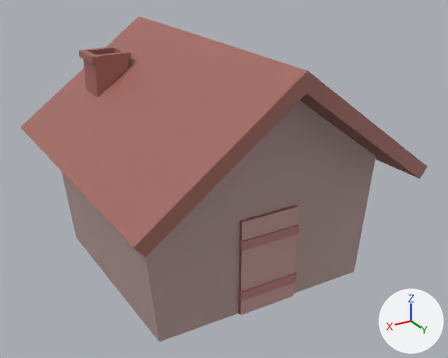
A saved change to the FBX model Stays/Assets/Models/S2_Models/鄉間小屋_3.fbx.
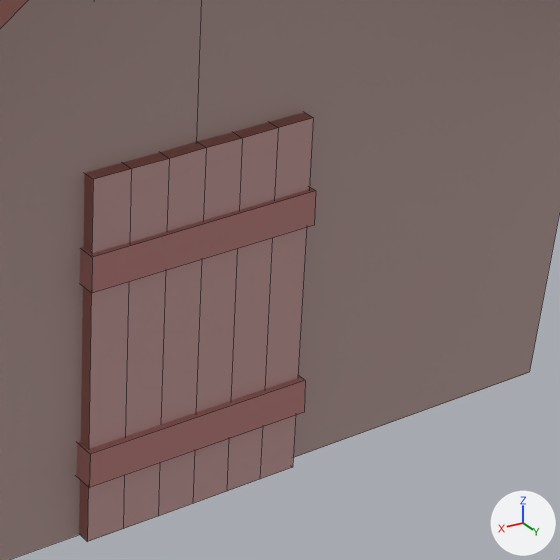
Each version appears first whole from a 50 mm lens placed at (0.257, 0.422, 0.302), pointed at (-0.008, -0.021, 0.081), and next in a close-up on the part from 49% to 81% of the width and 49% to 89% of the height. The axes (+X, +Y, +Z) are drawn at lower right. The lights are the same throughout. The close-ups show mesh edges as thin lines. Where no turn or scale is listed for an object, it has been applied to the vertices.

The scene before the commit, as lines of its bpy script (objects in view):
```python
me_mesh = bpy.data.meshes.new('Mesh')
me_mesh.from_pydata(...)  # 88 vertices, 70 faces; spans x -0.131..0.131, y -0.137..0.137, z -0.104..0.104
me_mesh.materials.append(mat_lambert2)  # picture img_house_3_color_png
ob_polysurface2 = bpy.data.objects.new('polySurface2', me_mesh)
ob_polysurface2.location = (0.0, -0.0362, 0.102)
```
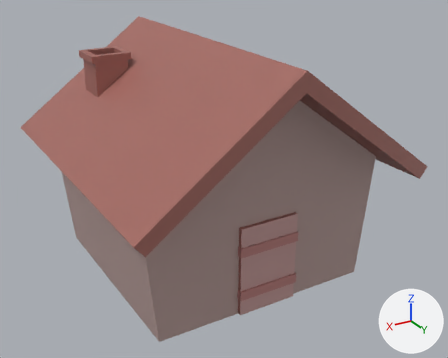
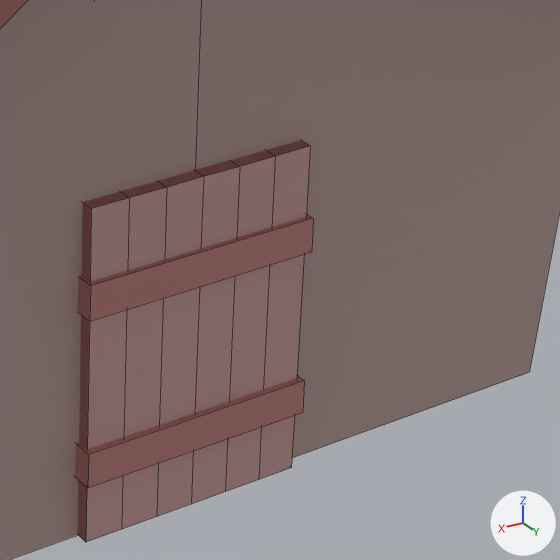
Where the change shows, as pixel boxes (x1, y1, x2, y2) in the close-ups (560 x 560 px; the box of a moved part takes in the faces that stretch with it):
part 1 of me_mesh, moved or reshaped
    before: (80, 187, 316, 293)
    after: (78, 214, 313, 321)
part 2 of me_mesh, moved or reshaped
    before: (79, 112, 313, 542)
    after: (78, 140, 310, 542)

What the commit changed:
me_mesh has 88 vertices, 70 faces and spans x -0.131..0.131, y -0.137..0.137, z -0.104..0.104.
me_mesh is used by ob_polysurface2; location (0.0, -0.0362, 0.102).
me_mesh part 1: the loose piece of 8 vertices spanning x -0.028..0.028, y 0.092..0.103, z -0.042..-0.034 is moved by (0.0, 0.0, -0.006).
me_mesh part 2: the loose piece of 23 vertices spanning x -0.027..0.027, y 0.094..0.101, z -0.103..-0.018 is scaled about its middle by (1, 1, 0.926), then moved by (0.0, 0.0, -0.003).
